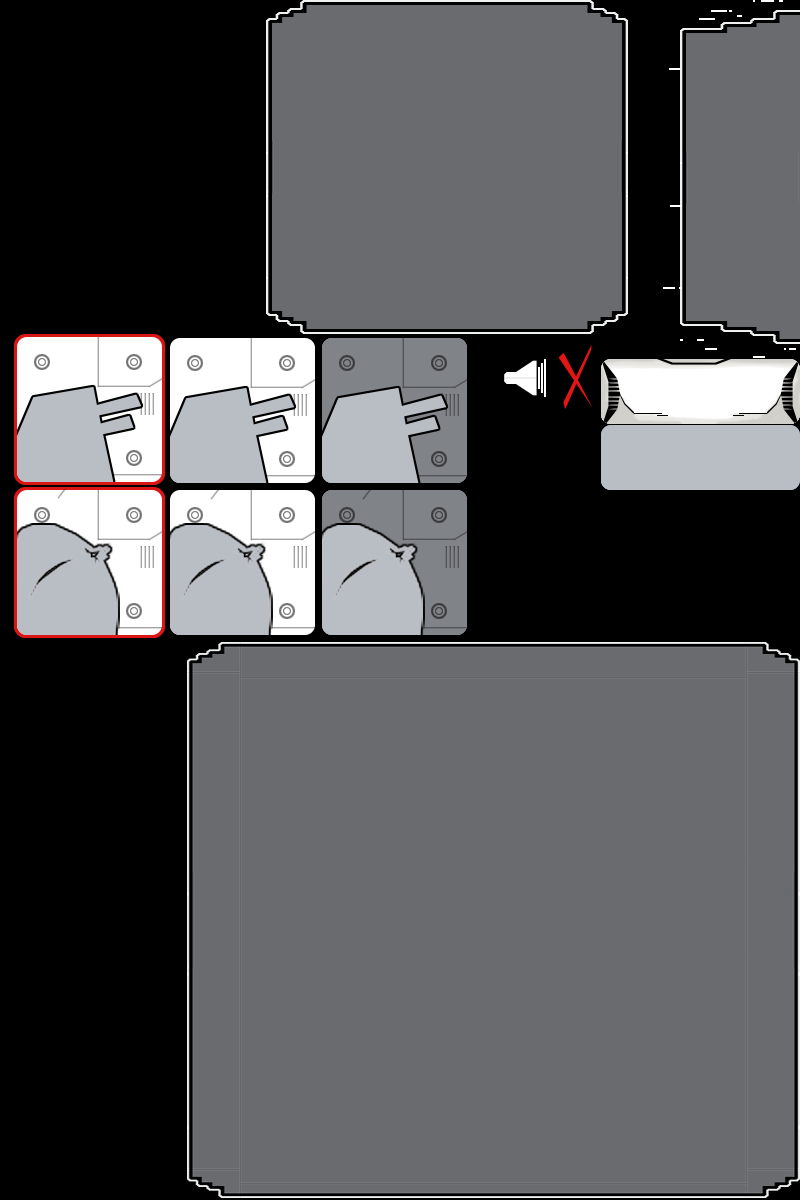
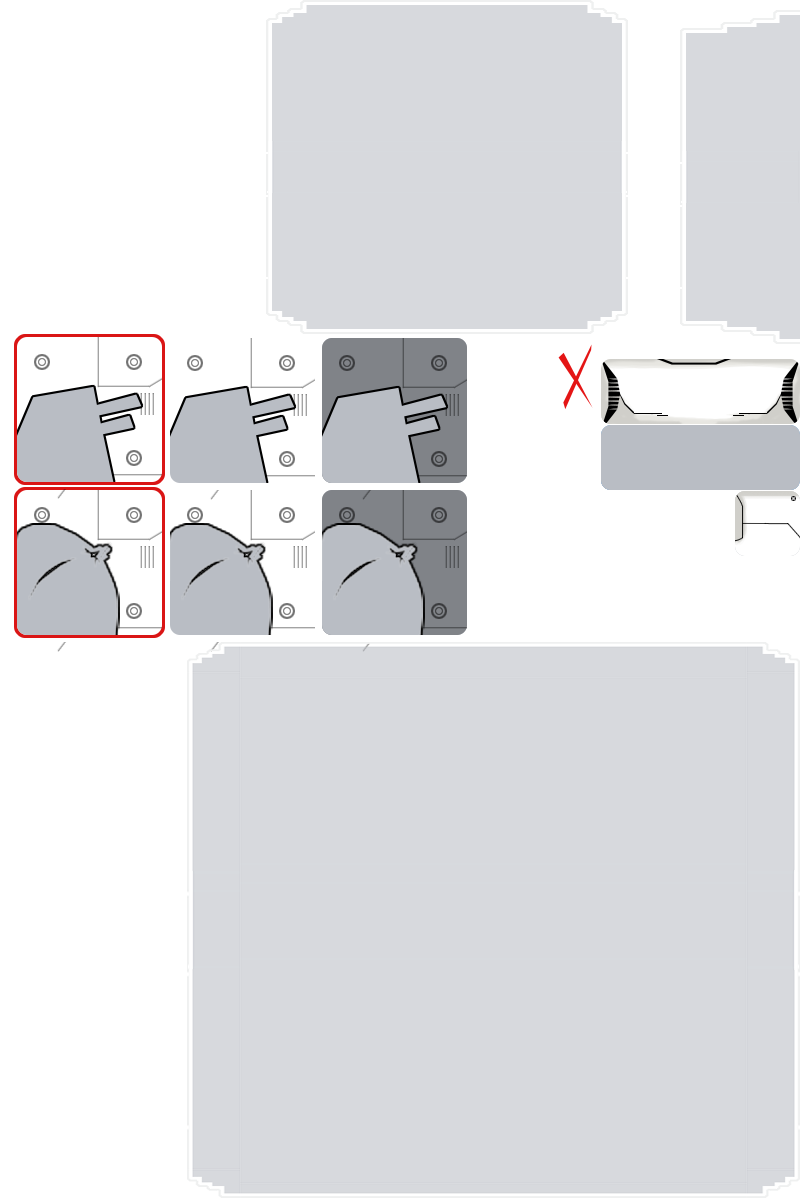
Two versions of the same layered image (800x1200). Layer-by-layer changes:
renamed "Calque 11" to "background button", moved it into group "Groupe 4" over [601, 359, 800, 424]
added group "Groupe 5" with 6 layers in group "buttons" over [735, 491, 800, 556]
added layer "Calque 20" in group "Groupe 5" over [791, 496, 796, 501]
added layer "Calque 19" in group "Groupe 5" over [766, 523, 800, 539]
added layer "Calque 22" in group "Groupe 5" over [742, 522, 767, 525]
added layer "Calque 18" in group "Groupe 5" over [735, 495, 744, 542]
added layer "Calque 21" in group "Groupe 5" over [735, 491, 800, 546]
added layer "bqckground button" in group "Groupe 5" over [735, 491, 800, 556]
hid "Arrière-plan copie" over [0, 0, 800, 1200]
